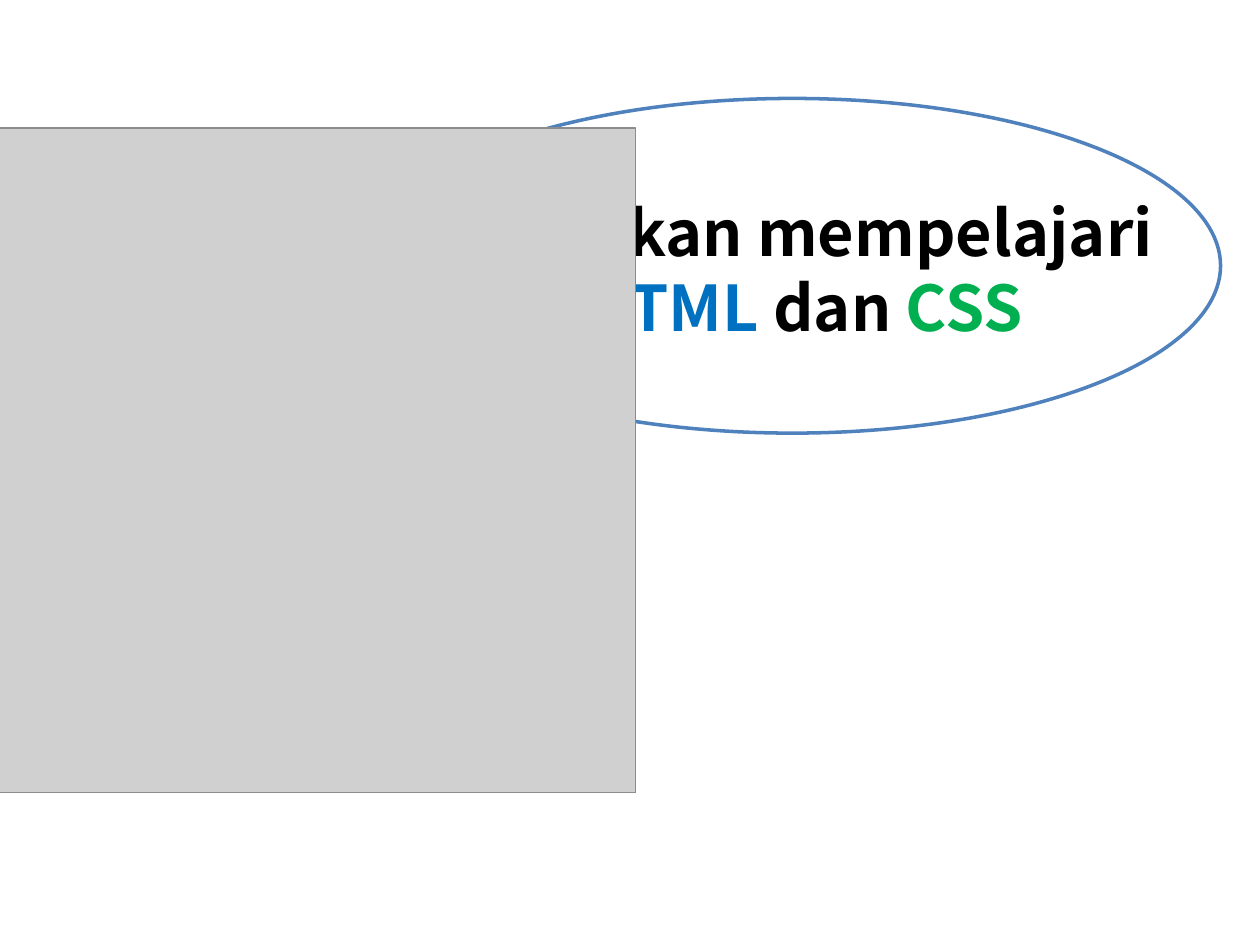
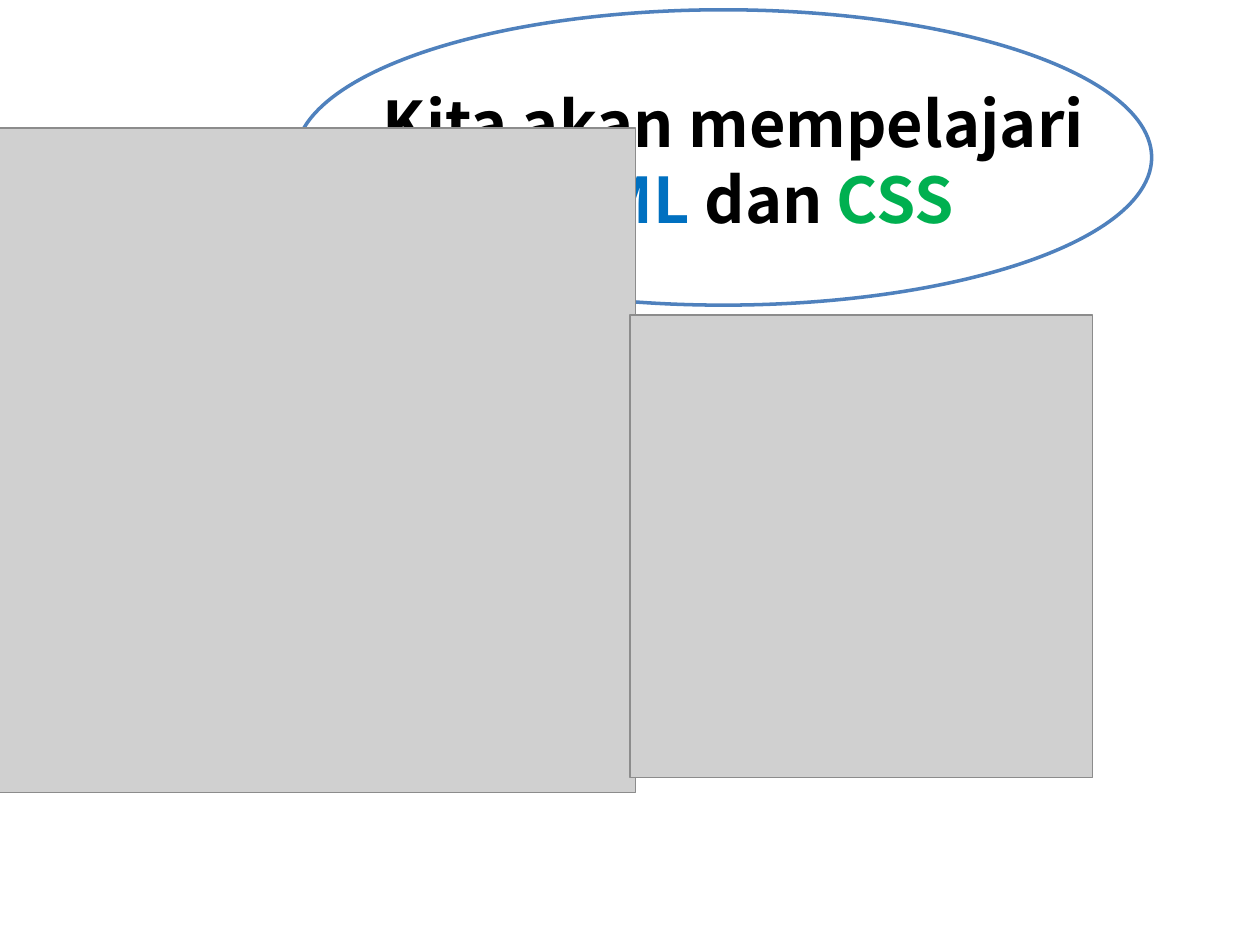
Before and after one commit to iqbal09/codingmum, a slide deck: slide 5 of lesson_1_20170520/PresentationCodingMum.pptx. Drawn at 1260x945 pixels with LibreOffice and Linux fonts; fonts in the diff are those of the drawing; grey boxes stand for pictures; background and template pictures are left out. Boxes give left, top, right and bottom in pixels: in the first picture for what was removed or moved away, otherwise in the second. Text is boxed around its words. In the diff, an @@ line names an element or a change of style, - is before the commit and + after.

```diff
--- a/lesson_1_20170520/PresentationCodingMum.pptx
+++ b/lesson_1_20170520/PresentationCodingMum.pptx
@@ ellipse: place and size @@
-ellipse at (364, 98, 1221, 433)
+ellipse at (295, 10, 1152, 305)
@@ text "Kita akan mempelajari" rewrapped from (582, 192, 1152, 347) to (383, 84, 1083, 238) @@
@@ picture added at (630, 315, 1092, 777) @@
```
Also in this commit, not shown: 5 other slides changed, 1 other file.
